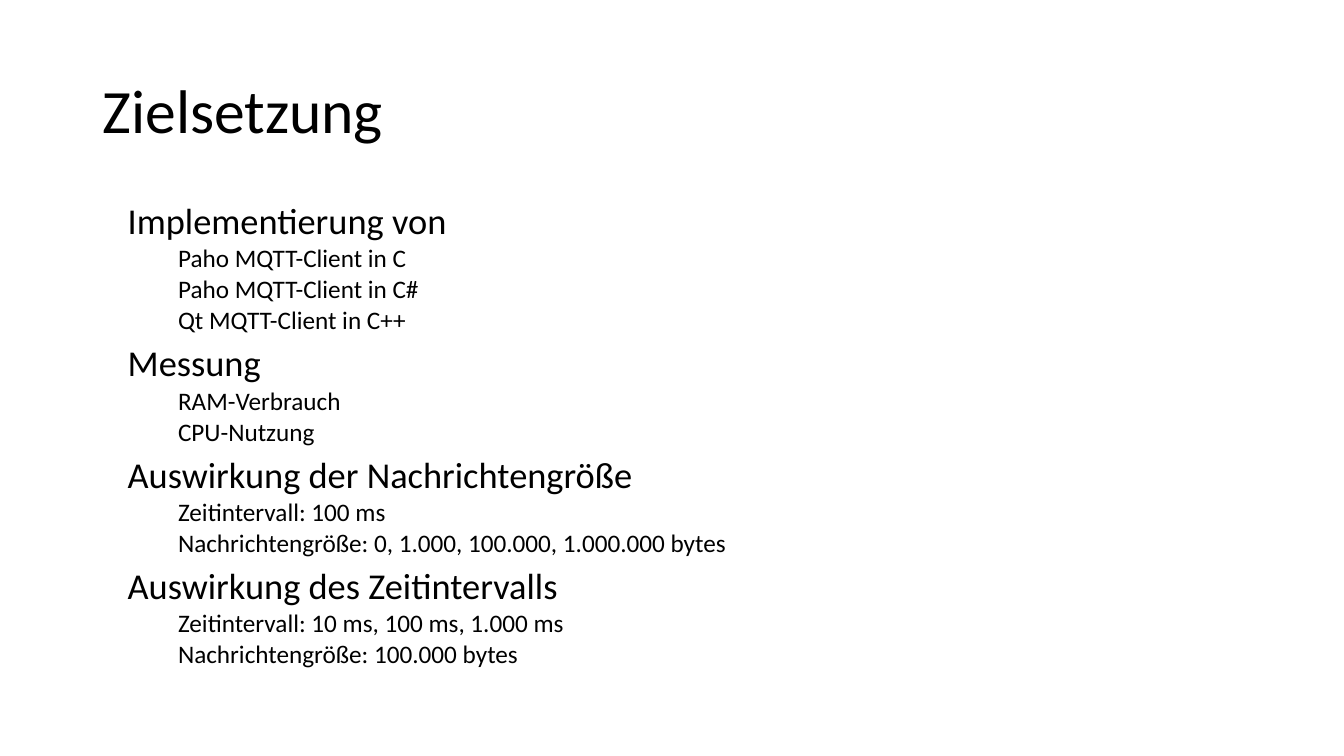
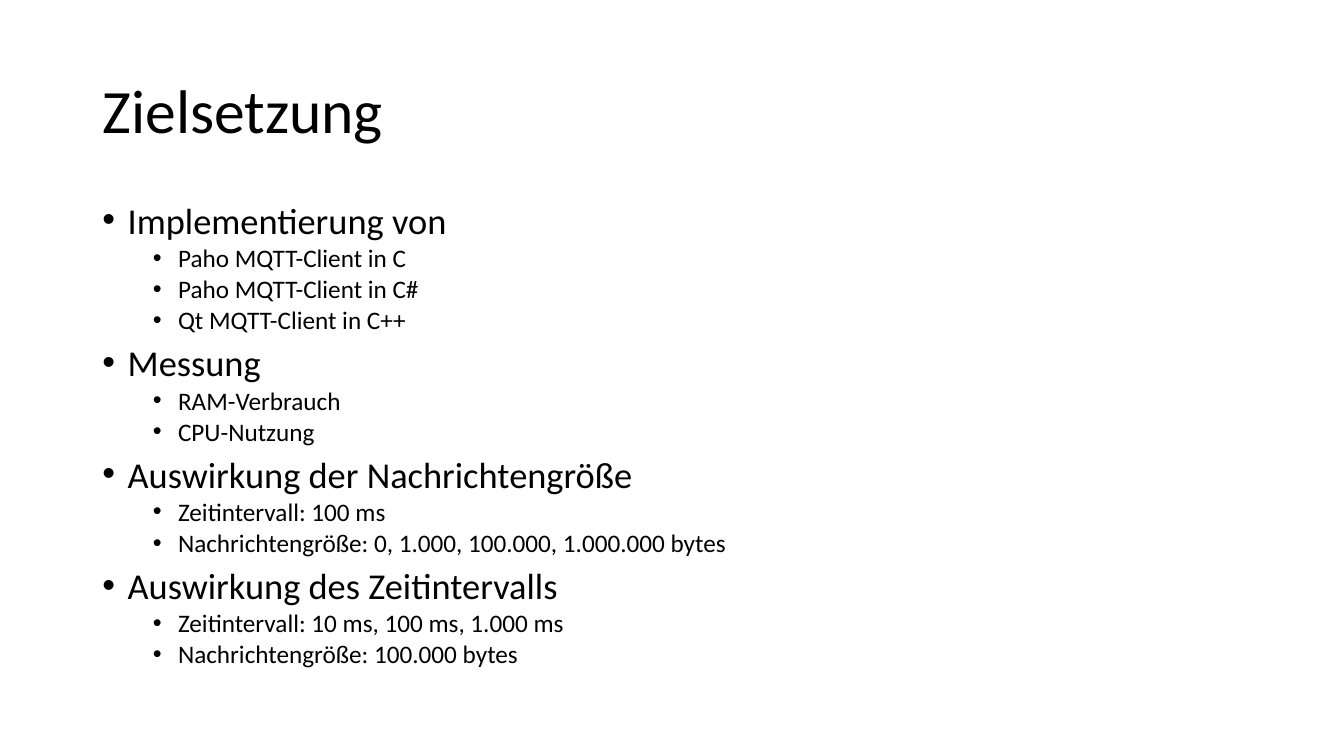
Before and after one commit to ZeraPain/MQTT-Benchmark, a slide deck: slide 3 of documents/MQTT-Benchmark.odp. Drawn at 1344x756 pixels with LibreOffice and Linux fonts; fonts in the diff are those of the drawing; background and template pictures are left out. Boxes give left, top, right and bottom in pixels: in the first picture for what was removed or moved away, otherwise in the second. Text is boxed around its words. In the diff, an @@ line names an element or a change of style, - is before the commit and + after.

Commit message:
updated presentation

```diff
--- a/documents/MQTT-Benchmark.odp
+++ b/documents/MQTT-Benchmark.odp
@@ text "Implementierung von" at [128, 208, 726, 668]: bullet colour #FFFFFF to #000000 @@
```
Also in this commit, not shown: 10 other slides changed, 1 other file.
